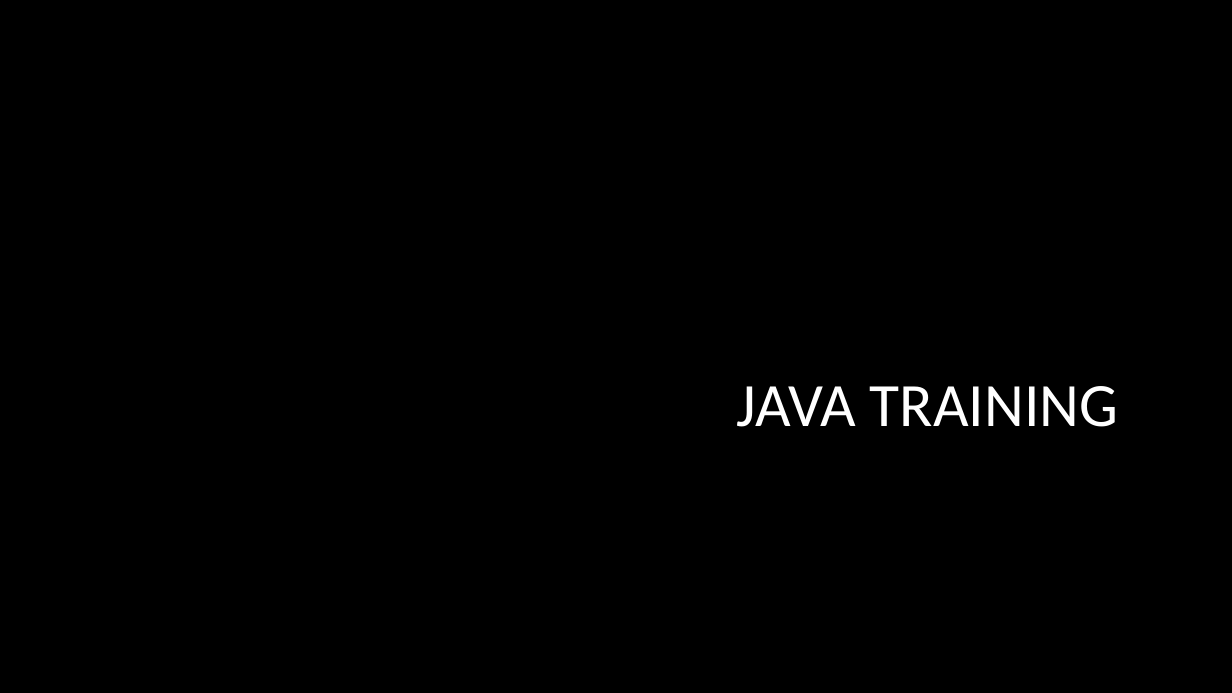
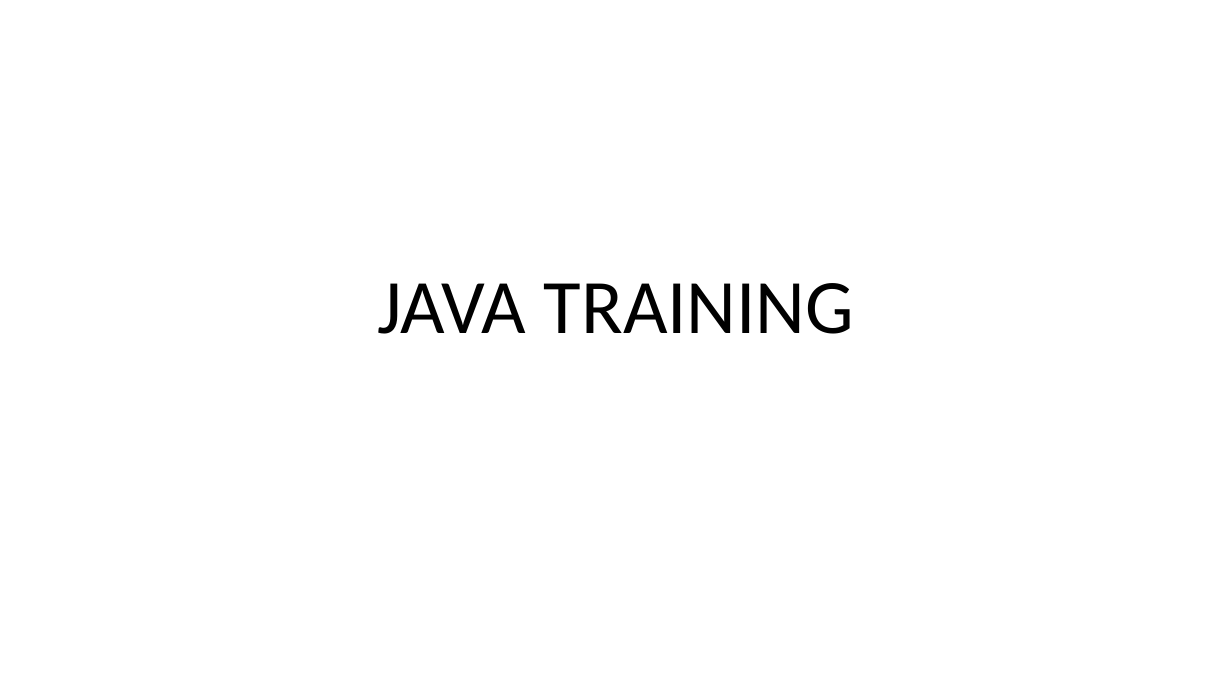
Before and after one commit to Praju-11/Java_Arctic, a slide deck: slide 1 of Day3.pptx. Drawn at 1232x693 pixels with LibreOffice and Linux fonts; fonts in the diff are those of the drawing; background and template pictures are left out. Boxes give left, top, right and bottom in pixels: in the first picture for what was removed or moved away, otherwise in the second. Text is boxed around its words. In the diff, an @@ line names an element or a change of style, - is before the commit and + after.

```diff
--- a/Day3.pptx
+++ b/Day3.pptx
@@ background picture (left out) to #FFFFFF @@
@@ title "JAVA TRAINING": place and size @@
-title "JAVA TRAINING" at bbox=[737, 386, 1118, 427]
+title "JAVA TRAINING" at bbox=[377, 283, 854, 334]
@@ title "JAVA TRAINING" at bbox=[377, 283, 854, 334]: size 48 to 60 pt, text colour #FFFFFF to #000000; alignment right to centre; line spacing 1 to 0.9 @@
```
Also in this commit, not shown: 23 slides added, 11 slides removed, 2 other files.
